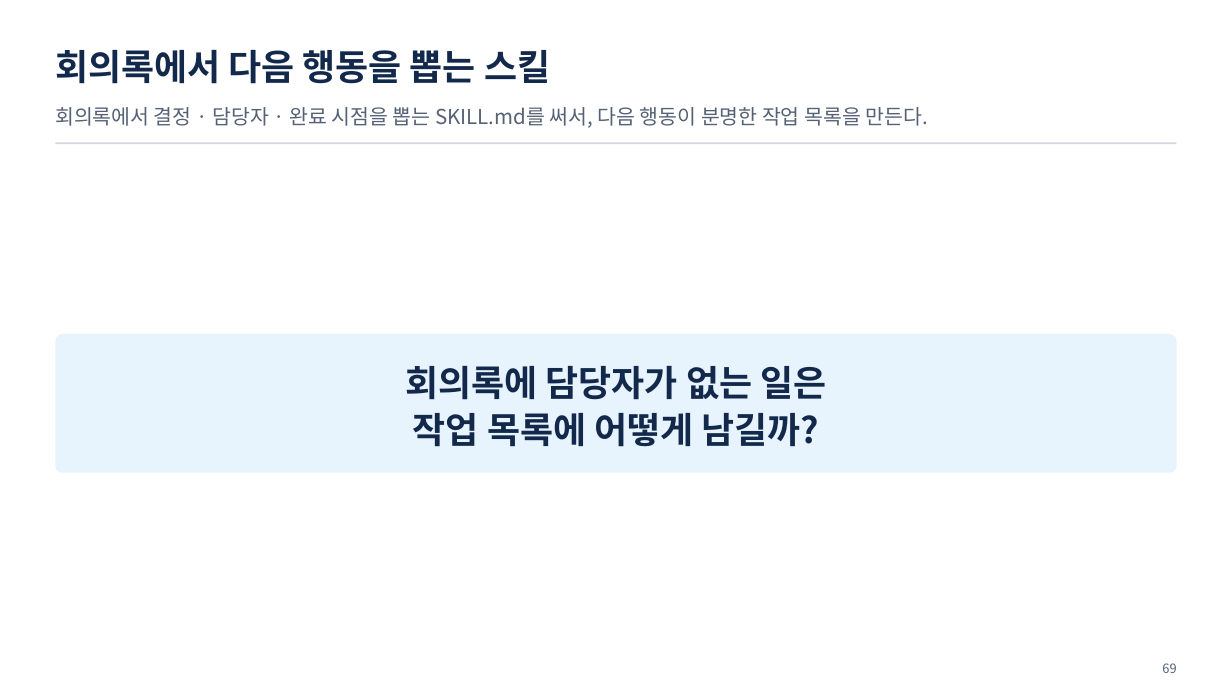
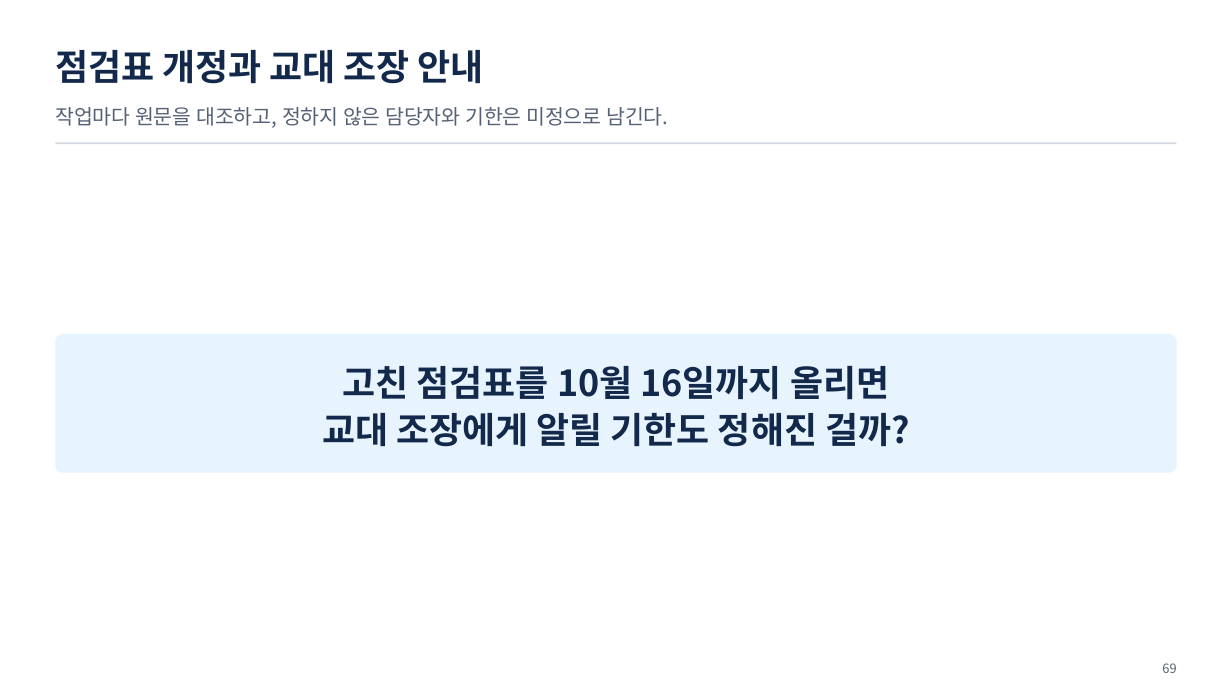
Before and after one commit to uengine-oss/hyd-iot-edu, a slide deck: slide 69 of workspace/강의제작/산출물/통합반/이론/06회차/통합반_06일차.pptx. Drawn at 1232x693 pixels with LibreOffice and Linux fonts; fonts in the diff are those of the drawing. Boxes give left, top, right and bottom in pixels: in the first picture for what was removed or moved away, otherwise in the second. Text is boxed around its words. In the diff, an @@ line names an element or a change of style, - is before the commit and + after.

Commit message:
통합반 6회차 68~69장 회의록의 확정 기한과 미정 담당자를 실제 원문으로 검증한다

```diff
--- a/workspace/강의제작/산출물/통합반/이론/06회차/통합반_06일차.pptx
+++ b/workspace/강의제작/산출물/통합반/이론/06회차/통합반_06일차.pptx
@@ text at <box>55,50,484,84</box>: text changed @@
-회의록에서 다음 행동을 뽑는 스킬
+점검표 개정과 교대 조장 안내
@@ text at <box>55,107,668,128</box>: text changed @@
-회의록에서 결정 · 담당자 · 완료 시점을 뽑는 SKILL.md를 써서, 다음 행동이 분명한 작업 목록을 만든다.
+작업마다 원문을 대조하고, 정하지 않은 담당자와 기한은 미정으로 남긴다.
@@ text at <box>322,366,910,447</box>: text changed @@
-회의록에 담당자가 없는 일은
-작업 목록에 어떻게 남길까?
+고친 점검표를 10월 16일까지 올리면
+교대 조장에게 알릴 기한도 정해진 걸까?
```
Also in this commit, not shown: 16 other files.
